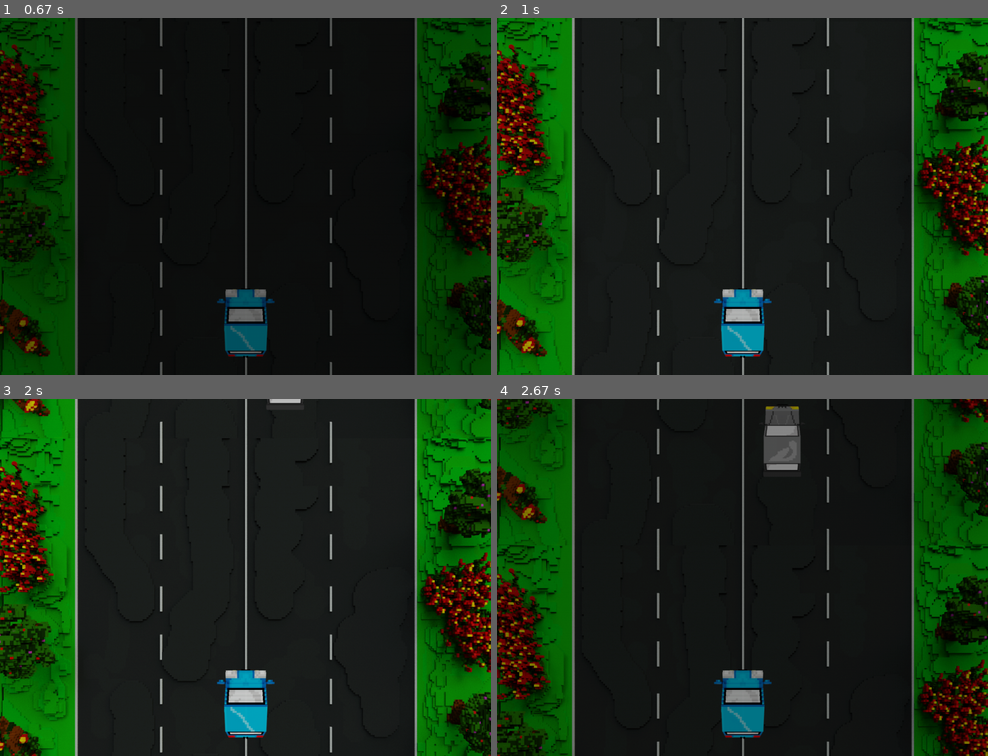
Above: before the commit, frames 1-4 (two rows, left to right).
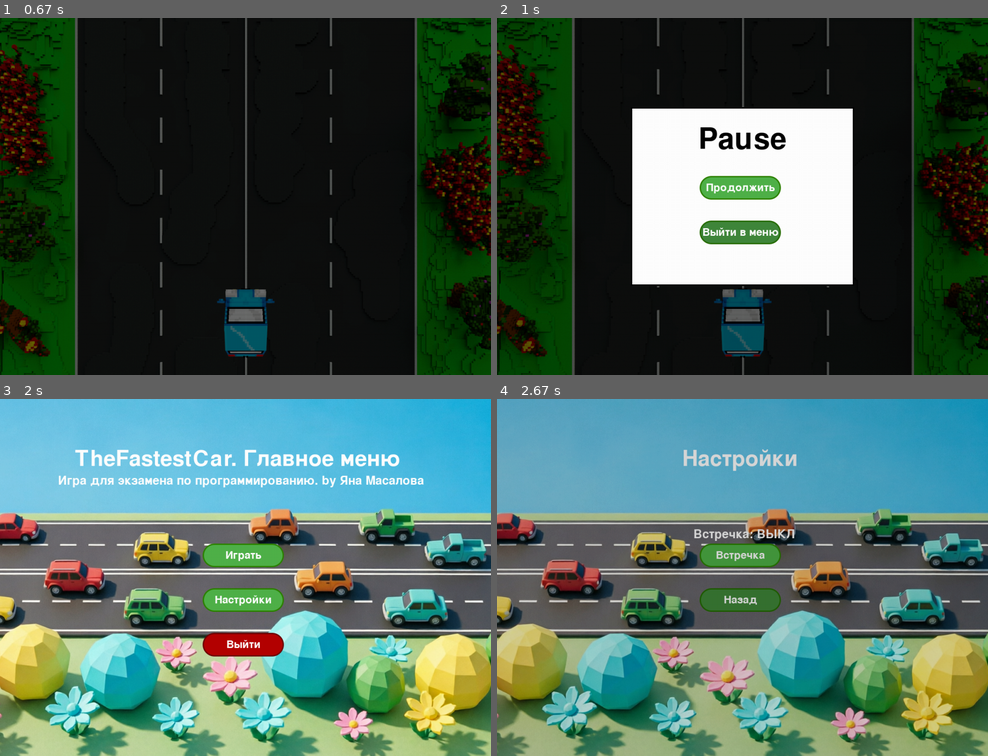
Above: after the commit, the same moments.

Repository: KidIsKing/TheFastestCar
Game: pygame game, started from src/main.py
The game is run twice, just before and just after one commit, with the same random seed, the same clock (stepped at 60 frames per second) and the same inputs.
Inputs (mouse positions are in pixels of both pictures, inside the frame that each line leads up to):
- Up to frame 1 (0.67 s): click "Играть" at 0.38 s
- Up to frame 2 (1 s): hold Esc from 0.67 s (still down); hold Right from 0.67 s (still down); move the mouse to (722, 210) at 0.7 s
- Up to frame 3 (2 s): release Esc at 1.13 s; release Right at 1.13 s; click (245, 602) at 1.22 s; click "Играть" at 1.55 s; click (93, 663) at 1.88 s
- Up to frame 4 (2.67 s): click (801, 609) at 2.22 s; hold Esc from 2.5 s (still down)

Frame 1 is identical in both runs. In frame 2, 49% of the frame differs, in the area x 0-100%, y 0-100%; in frame 3, 98%; in frame 4, 98%.

Commit message:
update overlay and some fix menu and button's funcs

Diff:
--- a/src/main.py
+++ b/src/main.py
@@ -241,6 +241,7 @@
 
         self.running = True
         self.game_over = False  # Флаг окончания игры
+        self.game_pause = False  # Флаг паузы
         self.debug_mode = False
 
         # Game Over
@@ -256,13 +257,21 @@
             ASSETS["green_button_hover"],
             ASSETS["click_sound"],
         )
+        self.continue_button = ImageButton(
+            CENTER_X_FOR_BUTTONS, 330, 350, 100, "Продолжить",
+            ASSETS["green_button"],
+            ASSETS["green_button_hover"],
+            ASSETS["click_sound"],
+        )
         self.game_over_buttons = [self.restart_button, self.to_menu_button]
+        self.game_pause_buttons = [self.continue_button, self.to_menu_button]
 
         self.game_over_font = pygame.font.SysFont(None, 96)
         self.game_over_panel_rect = pygame.Rect(WIDTH // 2 - 250, HEIGHT // 2 - 200, 500, 400)
 
     def handle_events(self, event):
         """Обработка нажатий клавиш."""
+        # Обработка экранчика проигрыша
         if self.game_over:
             if event.type == pygame.KEYDOWN and event.key == pygame.K_ESCAPE:
                 self.running = False
@@ -278,9 +287,27 @@
                     self.running = False
             return
 
-        # Возврат в главное меню из игры по нажатию ESC
+        # Обработка экранчика паузы
+        if self.game_pause:
+            if event.type == pygame.KEYDOWN and event.key == pygame.K_ESCAPE:
+                self.game_pause = False
+                return
+
+            for button in self.game_pause_buttons:
+                button.handle_event(event)
+
+            if event.type == pygame.USEREVENT:
+                if event.button == self.continue_button:
+                    self.game_pause = False
+                if event.button == self.to_menu_button:
+                    self.running = False
+            return
+
+        # Запуск окошка паузы при нажатии ESC
         if event.type == pygame.KEYDOWN and event.key == pygame.K_ESCAPE:
-            self.running = False
+            self.game_pause = True
+
+        # Включение/выключение дебаг-режима
         if event.type == pygame.KEYDOWN and event.key == pygame.K_F1:
             self.debug_mode = (
                 not self.debug_mode
@@ -409,7 +436,7 @@
         for enemy in self.enemies:
             pygame.draw.rect(self.screen, RED, enemy.hitbox, 2)
 
-    def draw_game_over_screen(self):
+    def draw_overlay_screen(self, text, buttons_list):
         """Отрисовка окошка окончания игры."""
         # Полупрозрачный тёмный фон поверх всей игры
         overlay = pygame.Surface((WIDTH, HEIGHT))
@@ -420,12 +447,12 @@
         pygame.draw.rect(self.screen, WHITE, self.game_over_panel_rect)
         pygame.draw.rect(self.screen, BLACK, self.game_over_panel_rect, 3)  # рамка
 
-        text_surface = self.game_over_font.render("Game Over", True, BLACK)
+        text_surface = self.game_over_font.render(text, True, BLACK)
         text_x = self.game_over_panel_rect.centerx - text_surface.get_width() // 2
         text_y = self.game_over_panel_rect.top + 40
         self.screen.blit(text_surface, (text_x, text_y))
 
-        for button in self.game_over_buttons:
+        for button in buttons_list:
             button.check_hover(pygame.mouse.get_pos())
             button.draw(self.screen)
 
@@ -439,11 +466,13 @@
         self.draw_debug()
 
         if self.game_over:
-            self.draw_game_over_screen()
+            self.draw_overlay_screen("Game Over", self.game_over_buttons)
+        elif self.game_pause:
+            self.draw_overlay_screen("Pause", self.game_pause_buttons)
 
     def run(self):
         """Главный процесс игры."""
-        if not self.running:  # если игра заморожена, то не обновляем её
+        if self.game_pause or not self.running:  # если игра заморожена, то не обновляем её
             self.draw()
             return
 
@@ -509,6 +538,9 @@
         for event in pygame.event.get():
             if event.type == pygame.QUIT:
                 self.running = False
+
+            if self.window == "settings" and event.type == pygame.KEYDOWN and event.key == pygame.K_ESCAPE:
+                self.start_transition("menu")
 
             if self.window == "game" and self.game_manager is not None:
                 self.game_manager.handle_events(event)
